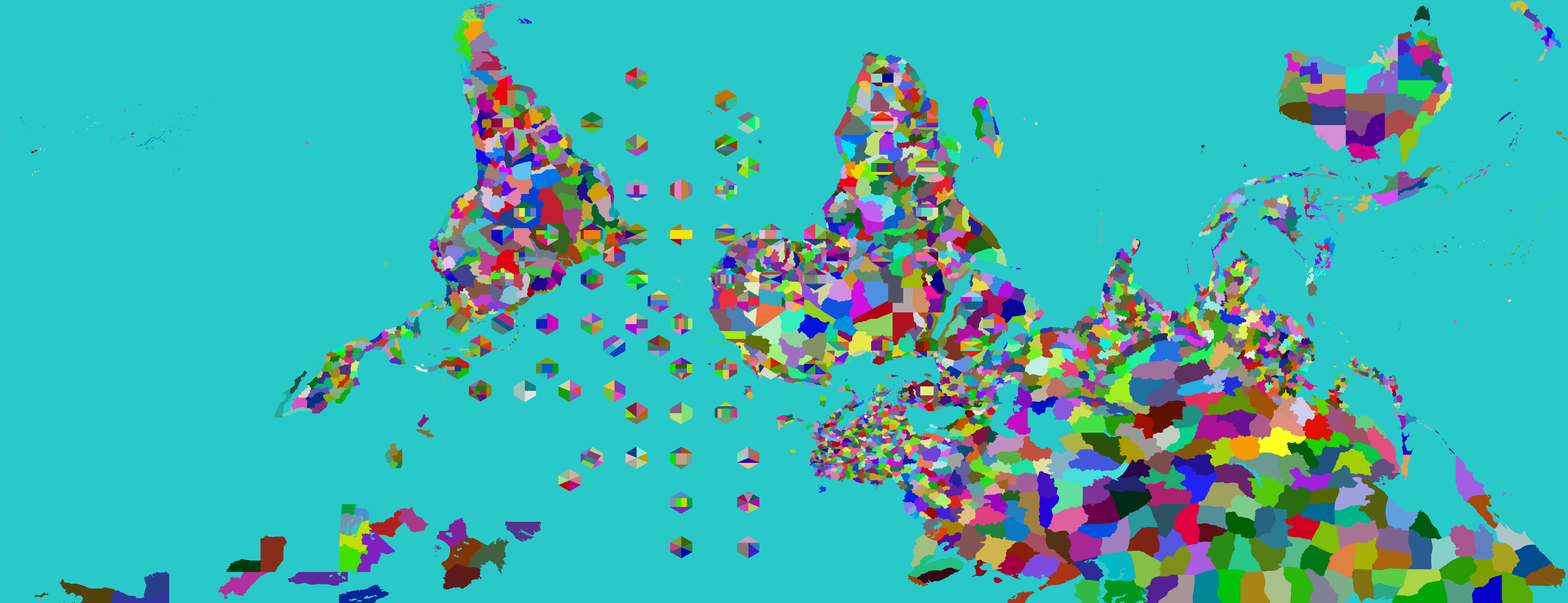
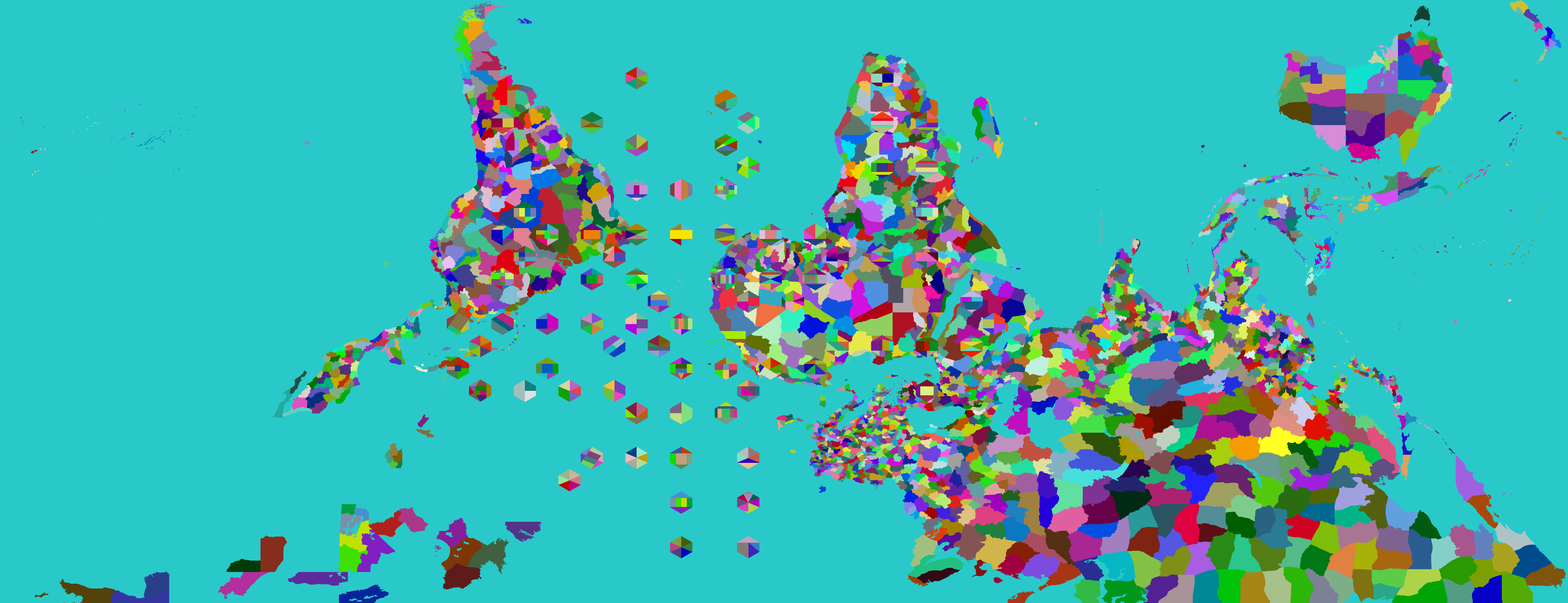
Revision of a layered 1568px x 603px image; what changed, layer by layer:
painted on "Provinces" over bbox(737, 379, 832, 480)
